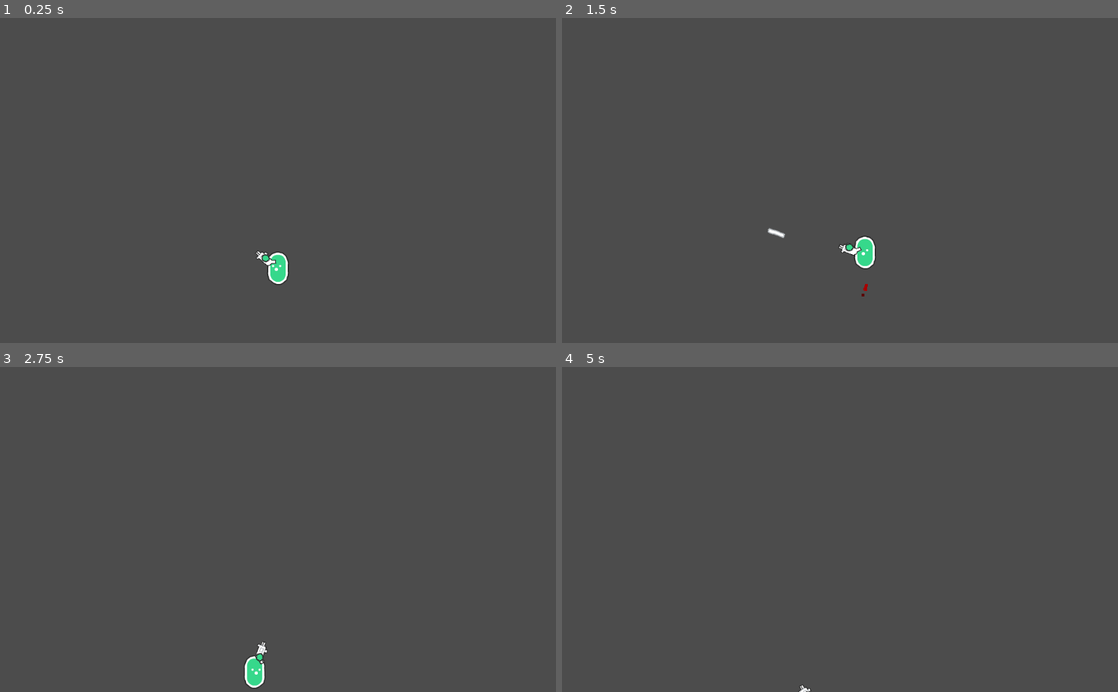
Above: before the commit, frames 1-4 (two rows, left to right).
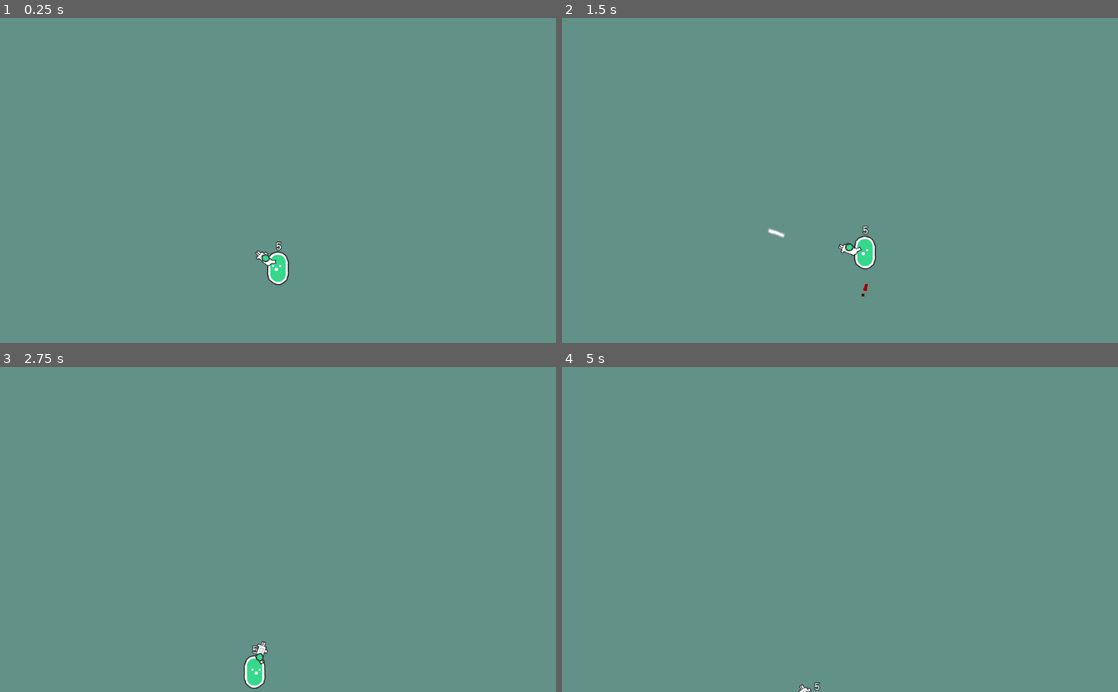
Above: after the commit, the same moments.

Repository: CASclark/godot_mpshooter
Game: Godot game, scene res://Player.tscn
Same seed, same stepped clock (60 frames per second), same inputs: the game is played once before the commit and once after it. This scene is started directly instead of the project's main scene.
Inputs (mouse positions are in pixels of both pictures, inside the frame that each line leads up to):
- Up to frame 1 (0.25 s): no input
- Up to frame 2 (1.5 s): move the mouse to (962, 164) at 0.52 s; hold W (jetpack) 0.53-1.28 s; hold Right (ui_right) from 0.53 s (still down); tap Space (jump) at 0.77 s; move the mouse to (728, 196) at 1.27 s; click (728, 196) at 1.35 s
- Up to frame 3 (2.75 s): tap Space (jump) at 1.52 s; move the mouse to (333, 458) at 2.02 s; release Right (ui_right) at 2.03 s; hold Left (ui_left) from 2.03 s (still down); tap Q (soundcontrol) at 2.1 s
- Up to frame 4 (5 s): move the mouse to (812, 594) at 2.77 s; release Left (ui_left) at 2.78 s; hold Right (ui_right) 2.78-4.28 s; tap W (jetpack) at 2.85 s; tap Space (jump) at 3.02, 3.77, 4.52 s; move the mouse to (1006, 578) at 3.52 s; click (1006, 578) at 3.6 s; move the mouse to (673, 480) at 4.27 s; hold Left (ui_left) from 4.28 s (still down); tap Q (soundcontrol) at 4.35 s

The runs differ from the first frame. In frame 1, 100% of the frame differs, in the area x 0-100%, y 0-100%; in frame 2, 100%; in frame 3, 100%; in frame 4, 100%.

Commit message:
Added minor ui, added spikes that damage

Diff:
--- a/godot_mpshooter/Player.tscn
+++ b/godot_mpshooter/Player.tscn
@@ -6,16 +6,21 @@
 [ext_resource path="res://Art/character_handGreen.png" type="Texture" id=4]
 [ext_resource path="res://playgradient.tres" type="Gradient" id=5]
 [ext_resource path="res://Sounds/SFX.tscn" type="PackedScene" id=6]
+[ext_resource path="res://Pangolin-Regular.ttf" type="DynamicFontData" id=7]
 
 [sub_resource type="RectangleShape2D" id=1]
 extents = Vector2( 13, 28 )
 
+[sub_resource type="DynamicFont" id=2]
+size = 20
+outline_size = 1
+outline_color = Color( 0.0313726, 0.0313726, 0.0313726, 1 )
+use_filter = true
+font_data = ExtResource( 7 )
+
 [node name="Player" type="KinematicBody2D"]
 z_index = 2
 script = ExtResource( 2 )
-__meta__ = {
-"_edit_group_": true
-}
 
 [node name="Sprite" type="Sprite" parent="."]
 texture = ExtResource( 1 )
@@ -54,3 +59,18 @@
 color_ramp = ExtResource( 5 )
 
 [node name="SFX" parent="." instance=ExtResource( 6 )]
+
+[node name="Label" type="Label" parent="."]
+margin_left = -8.30183
+margin_top = -54.0
+margin_right = 10.6982
+margin_bottom = -28.0
+custom_fonts/font = SubResource( 2 )
+custom_colors/font_color = Color( 1, 1, 1, 1 )
+text = "5"
+align = 1
+valign = 1
+__meta__ = {
+"_edit_group_": true,
+"_edit_use_anchors_": false
+}
--- a/godot_mpshooter/Scripts/Player.gd
+++ b/godot_mpshooter/Scripts/Player.gd
@@ -9,11 +9,14 @@
 var jetpackJuice = 100   #gas for the jetpack
 onready var flames = $Fire
 
+var playerHealth = 5
+
 #setting a reload for the gun
 export var bulletFull = 5
 var bulletCount = 5
 var reload = false
 
+onready var healthLabel = get_node("Label")
 
 var Bullet = preload("res://World Tiles/Bullet.tscn")
 
@@ -60,7 +63,7 @@
 	else:
 		movement.y += 10  #this fixes falling too quickly
 
-
+	healthLabel.set_text(playerHealth as String)
 
 
 
@@ -106,3 +109,7 @@
 	print(bulletCount)
 	if bulletCount <= 0:
 		reload = true
+
+func healthHit():
+	playerHealth = playerHealth - 1
+	movement.y = -300
--- a/godot_mpshooter/World Tiles/Cloud.gd
+++ b/godot_mpshooter/World Tiles/Cloud.gd
@@ -20,7 +20,7 @@
 		chooseRandY(minY,maxY,minSpeed,maxSpeed)
 		self.position.x = startXPos
 
-	print(self.position.y)
+	#print(self.position.y)
 
 func chooseRandY(MinY,MaxY,MinSpeed,MaxSpeed):
 
--- /dev/null
+++ b/godot_mpshooter/World Tiles/Spikes.gd
@@ -0,0 +1,10 @@
+extends Area2D
+
+
+
+
+
+func _on_Spikes_body_entered(body):
+	print("entered")
+	if body.has_method("healthHit"):
+		body.healthHit()
--- /dev/null
+++ b/godot_mpshooter/World Tiles/Spikes.tscn
@@ -0,0 +1,22 @@
+[gd_scene load_steps=4 format=2]
+
+[ext_resource path="res://Art/tile_spikes.png" type="Texture" id=1]
+[ext_resource path="res://World Tiles/Spikes.gd" type="Script" id=2]
+
+[sub_resource type="ConvexPolygonShape2D" id=1]
+points = PoolVector2Array( -30, 9, -17, -15, 20, -15, 30, 9 )
+
+[node name="Spikes" type="Area2D"]
+modulate = Color( 1, 0, 0, 1 )
+script = ExtResource( 2 )
+__meta__ = {
+"_edit_group_": true
+}
+
+[node name="Sprite" type="Sprite" parent="."]
+texture = ExtResource( 1 )
+
+[node name="CollisionShape2D" type="CollisionShape2D" parent="."]
+position = Vector2( -0.713485, 21.1667 )
+shape = SubResource( 1 )
+[connection signal="body_entered" from="." to="." method="_on_Spikes_body_entered"]
--- a/godot_mpshooter/World.tscn
+++ b/godot_mpshooter/World.tscn
@@ -11,22 +11,7 @@
 [ext_resource path="res://Sounds/BackgroundMusic.tscn" type="PackedScene" id=9]
 [ext_resource path="res://World.gd" type="Script" id=10]
 [ext_resource path="res://World Tiles/Cloud.tscn" type="PackedScene" id=11]
-
-[sub_resource type="ProceduralSky" id=2]
-sun_color = Color( 0.92549, 0.682353, 0.101961, 1 )
-
-[sub_resource type="Environment" id=1]
-background_mode = 2
-background_sky = SubResource( 2 )
-ambient_light_color = Color( 0.682353, 0.682353, 0.682353, 1 )
-ambient_light_energy = 3.44
-ambient_light_sky_contribution = 0.76
-fog_enabled = true
-fog_sun_amount = 0.38
-glow_enabled = true
-glow_intensity = 1.42
-glow_strength = 1.19
-glow_bloom = 0.15
+[ext_resource path="res://World Tiles/Spikes.tscn" type="PackedScene" id=12]
 
 [node name="World" type="Node2D"]
 script = ExtResource( 10 )
@@ -897,7 +882,7 @@
 position = Vector2( 258.737, -72.0003 )
 
 [node name="Cloud5" parent="." instance=ExtResource( 11 )]
-position = Vector2( 1378.2, -56.8211 )
+position = Vector2( 1378.2, -54.8211 )
 
 [node name="Cloud2" parent="." instance=ExtResource( 11 )]
 position = Vector2( 121.937, 99 )
@@ -910,11 +895,24 @@
 
 [node name="Cloud4" parent="." instance=ExtResource( 11 )]
 position = Vector2( 811.76, 219.377 )
-scale = Vector2( 2.25, 2.25 )
 
 [node name="Cloud7" parent="." instance=ExtResource( 11 )]
 position = Vector2( 2538.39, -4.51503 )
-scale = Vector2( 2.25, 2.25 )
-
-[node name="WorldEnvironment" type="WorldEnvironment" parent="."]
-environment = SubResource( 1 )
+
+[node name="Spikes" parent="." instance=ExtResource( 12 )]
+position = Vector2( 355.7, 420.424 )
+
+[node name="Spikes2" parent="." instance=ExtResource( 12 )]
+position = Vector2( 1103.74, 83.4158 )
+
+[node name="Spikes4" parent="." instance=ExtResource( 12 )]
+position = Vector2( 1742.4, 417.321 )
+
+[node name="Spikes3" parent="." instance=ExtResource( 12 )]
+position = Vector2( 639.669, -240.355 )
+
+[node name="Spikes6" parent="." instance=ExtResource( 12 )]
+position = Vector2( 2662.16, 353.225 )
+
+[node name="Spikes7" parent="." instance=ExtResource( 12 )]
+position = Vector2( 1928.1, -76.0814 )
--- a/godot_mpshooter/project.godot
+++ b/godot_mpshooter/project.godot
@@ -71,4 +71,5 @@
 
 [rendering]
 
+environment/default_clear_color=Color( 0.384314, 0.572549, 0.533333, 1 )
 environment/default_environment="res://default_env.tres"
Binary file added: godot_mpshooter/MuseoModerno-VariableFont_wght.ttf
Binary file added: godot_mpshooter/Pangolin-Regular.ttf
Not shown: 1 places in godot_mpshooter/Player.tscn that only renumber resources
Not shown: 1 places in godot_mpshooter/World.tscn that only renumber resources
